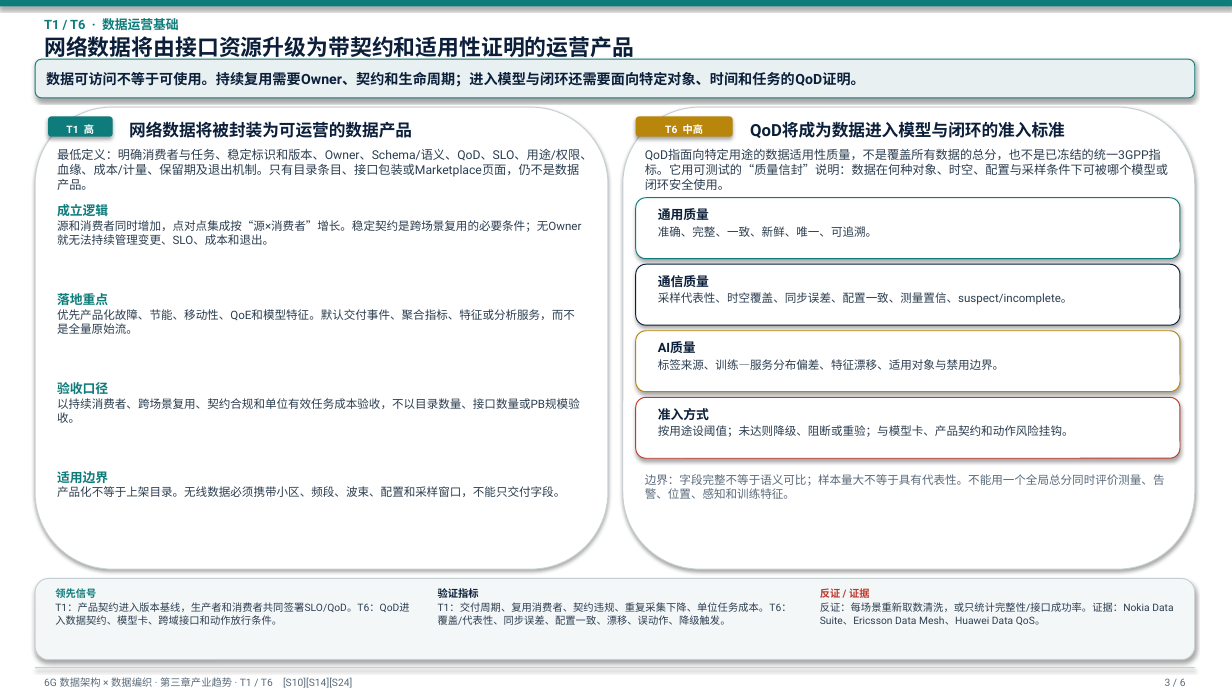
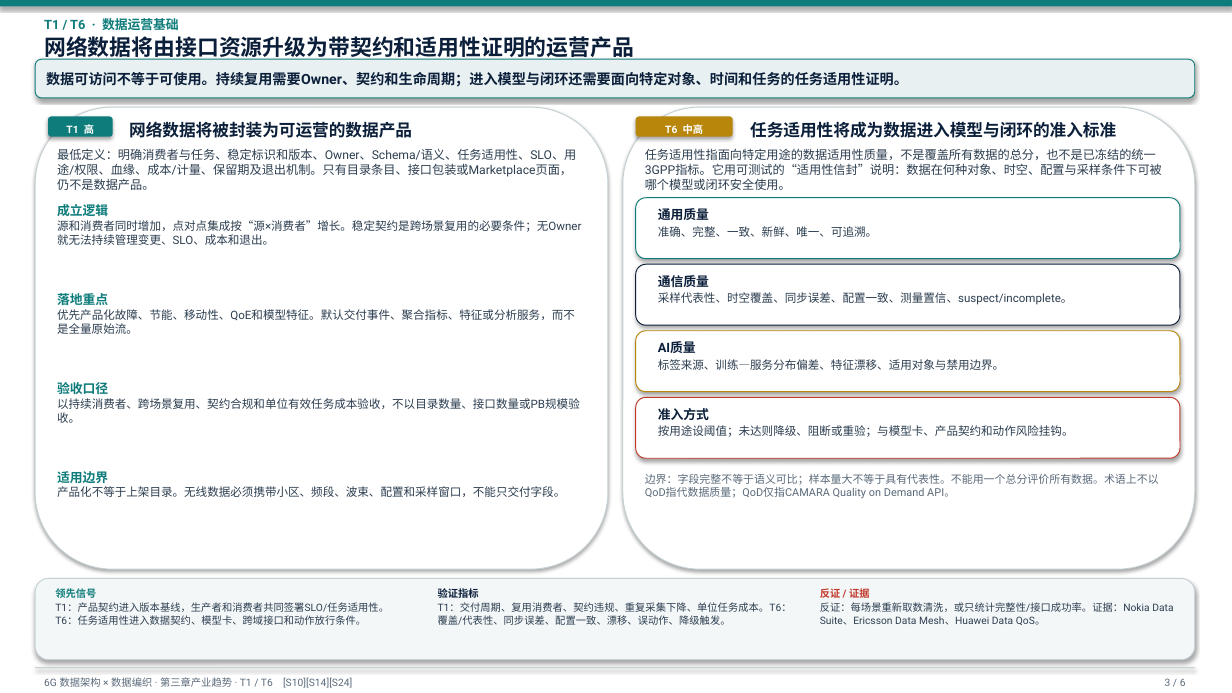
Before and after one commit to newmanxiang/6GDataPlane, a slide deck: slide 3 of reports/6g-data-fabric-section-3-deck.pptx. Drawn at 1232x693 pixels with LibreOffice and Linux fonts; fonts in the diff are those of the drawing. Boxes give left, top, right and bottom in pixels: in the first picture for what was removed or moved away, otherwise in the second. Text is boxed around its words. In the diff, an @@ line names an element or a change of style, - is before the commit and + after.

```diff
--- a/reports/6g-data-fabric-section-3-deck.pptx
+++ b/reports/6g-data-fabric-section-3-deck.pptx
@@ text in rounded rectangle at bbox=[46, 72, 908, 87]: text changed @@
-数据可访问不等于可使用。持续复用需要Owner、契约和生命周期；进入模型与闭环还需要面向特定对象、时间和任务的QoD证明。
+数据可访问不等于可使用。持续复用需要Owner、契约和生命周期；进入模型与闭环还需要面向特定对象、时间和任务的任务适用性证明。
@@ text at bbox=[57, 148, 576, 190]: text changed @@
-最低定义：明确消费者与任务、稳定标识和版本、Owner、Schema/语义、QoD、SLO、用途/权限、血缘、成本/计量、保留期及退出机制。只有目录条目、接口包装或Marketplace页面，仍不是数据产品。
+最低定义：明确消费者与任务、稳定标识和版本、Owner、Schema/语义、任务适用性、SLO、用途/权限、血缘、成本/计量、保留期及退出机制。只有目录条目、接口包装或Marketplace页面，仍不是数据产品。
@@ text at bbox=[645, 149, 1162, 190]: text changed @@
-QoD指面向特定用途的数据适用性质量，不是覆盖所有数据的总分，也不是已冻结的统一3GPP指标。它用可测试的“质量信封”说明：数据在何种对象、时空、配置与采样条件下可被哪个模型或闭环安全使用。
+任务适用性指面向特定用途的数据适用性质量，不是覆盖所有数据的总分，也不是已冻结的统一3GPP指标。它用可测试的“适用性信封”说明：数据在何种对象、时空、配置与采样条件下可被哪个模型或闭环安全使用。
@@ text at bbox=[750, 121, 1116, 138]: text changed @@
-QoD将成为数据进入模型与闭环的准入标准
+任务适用性将成为数据进入模型与闭环的准入标准
@@ text at bbox=[645, 474, 1159, 498]: text changed; size 9 to 8.5 pt @@
-边界：字段完整不等于语义可比；样本量大不等于具有代表性。不能用一个全局总分同时评价测量、告警、位置、感知和训练特征。
+边界：字段完整不等于语义可比；样本量大不等于具有代表性。不能用一个总分评价所有数据。术语上不以QoD指代数据质量；QoD仅指CAMARA Quality on Demand API。
@@ text at bbox=[55, 602, 389, 625]: text changed @@
-T1：产品契约进入版本基线，生产者和消费者共同签署SLO/QoD。T6：QoD进入数据契约、模型卡、跨域接口和动作放行条件。
+T1：产品契约进入版本基线，生产者和消费者共同签署SLO/任务适用性。T6：任务适用性进入数据契约、模型卡、跨域接口和动作放行条件。
```
Also in this commit, not shown: 5 other slides changed, 3 other files.
